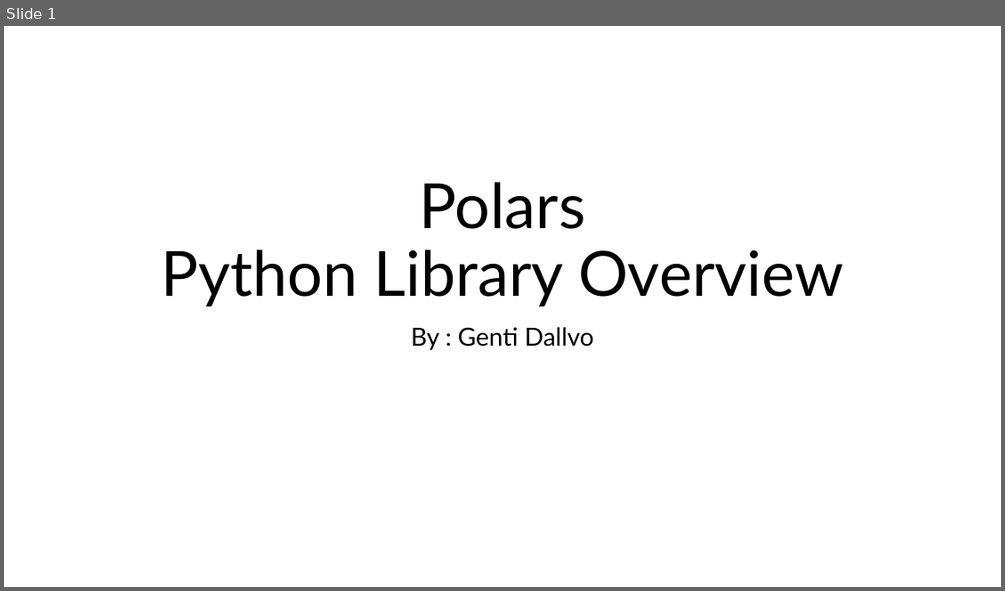
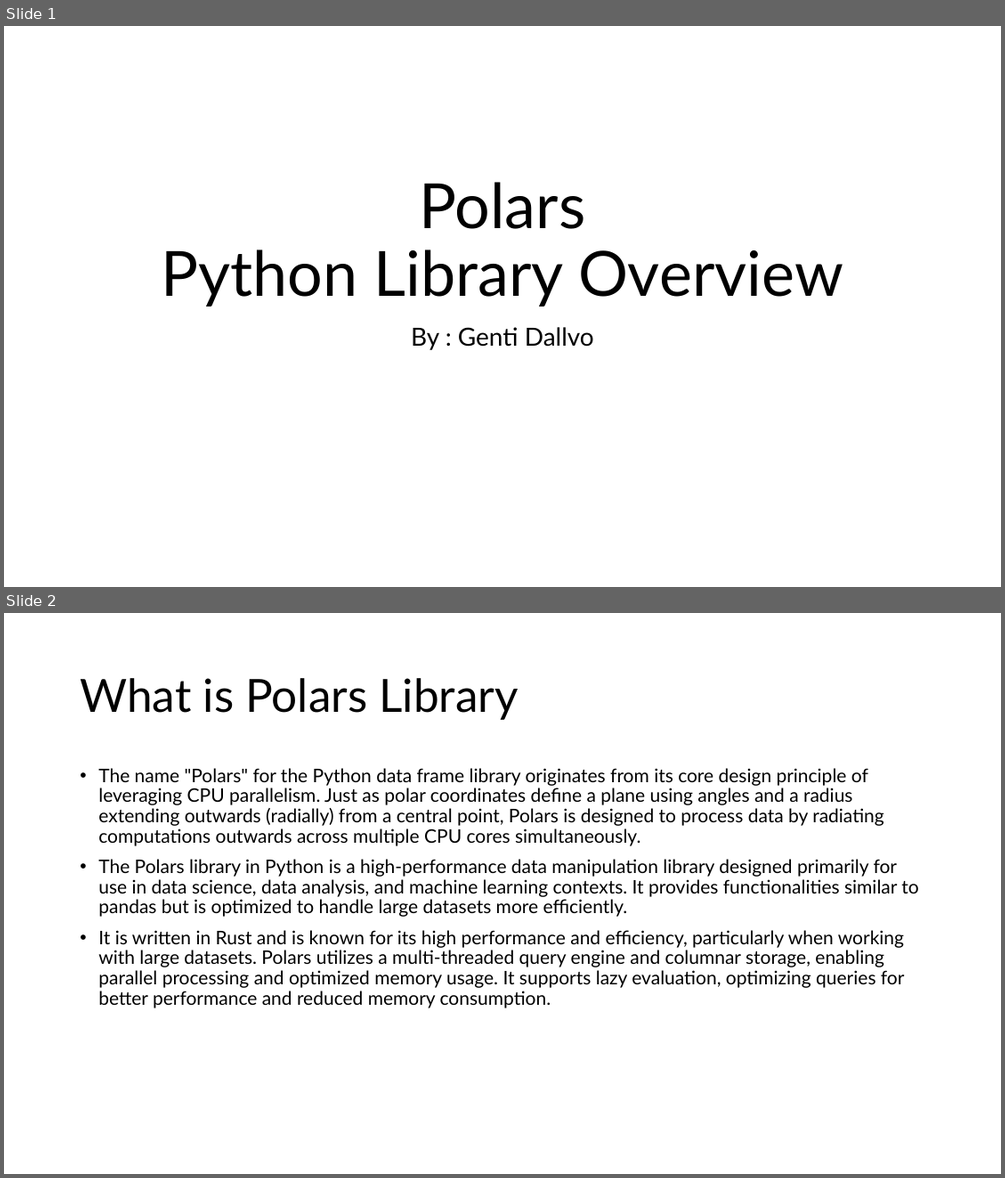
Before and after one commit to gdallvo1/OIM7502_SP25_classwork, a slide deck: Midterm_Polars/Polar_PythonLibrary.pptx. Shown one above the other, each under a label of ours: slide 1 before the commit, slides 1 and 2 after it. The pictures are 1005x591 and 1005x1178 pixels, drawn with LibreOffice and Linux fonts; fonts in the diff are those of the drawing. Boxes give left, top, right and bottom in pixels: in the first picture for what was removed or moved away, otherwise in the second. Text is boxed around its words. In the diff, an @@ line names an element or a change of style, - is before the commit and + after.

```diff
--- a/Midterm_Polars/Polar_PythonLibrary.pptx
+++ b/Midterm_Polars/Polar_PythonLibrary.pptx
@@ slide 2 added at [4, 613, 1001, 1174], background #FFFFFF @@
@@ title added at [80, 678, 518, 720], 44 pt, text #000000 @@
+What is Polars Library
@@ text added at [98, 768, 918, 1008], 18 pt, text #000000 @@
+• The name "Polars" for the Python data frame library originates from its core design principle of leveraging CPU parallelism. Just as polar coordinates define a plane using angles and a radius extending outwards (radially) from a central point, Polars is designed to process data by radiating computations outwards across multiple CPU cores simultaneously.
+• The Polars library in Python is a high-performance data manipulation library designed primarily for use in data science, data analysis, and machine learning contexts. It provides functionalities similar to pandas but is optimized to handle large datasets more efficiently.
+• It is written in Rust and is known for its high performance and efficiency, particularly when working with large datasets. Polars utilizes a multi-threaded query engine and columnar storage, enabling parallel processing and optimized memory usage. It supports lazy evaluation, optimizing queries for better performance and reduced memory consumption.
```
Also in this commit, not shown: 2 slides changed, 3 other slides added.
